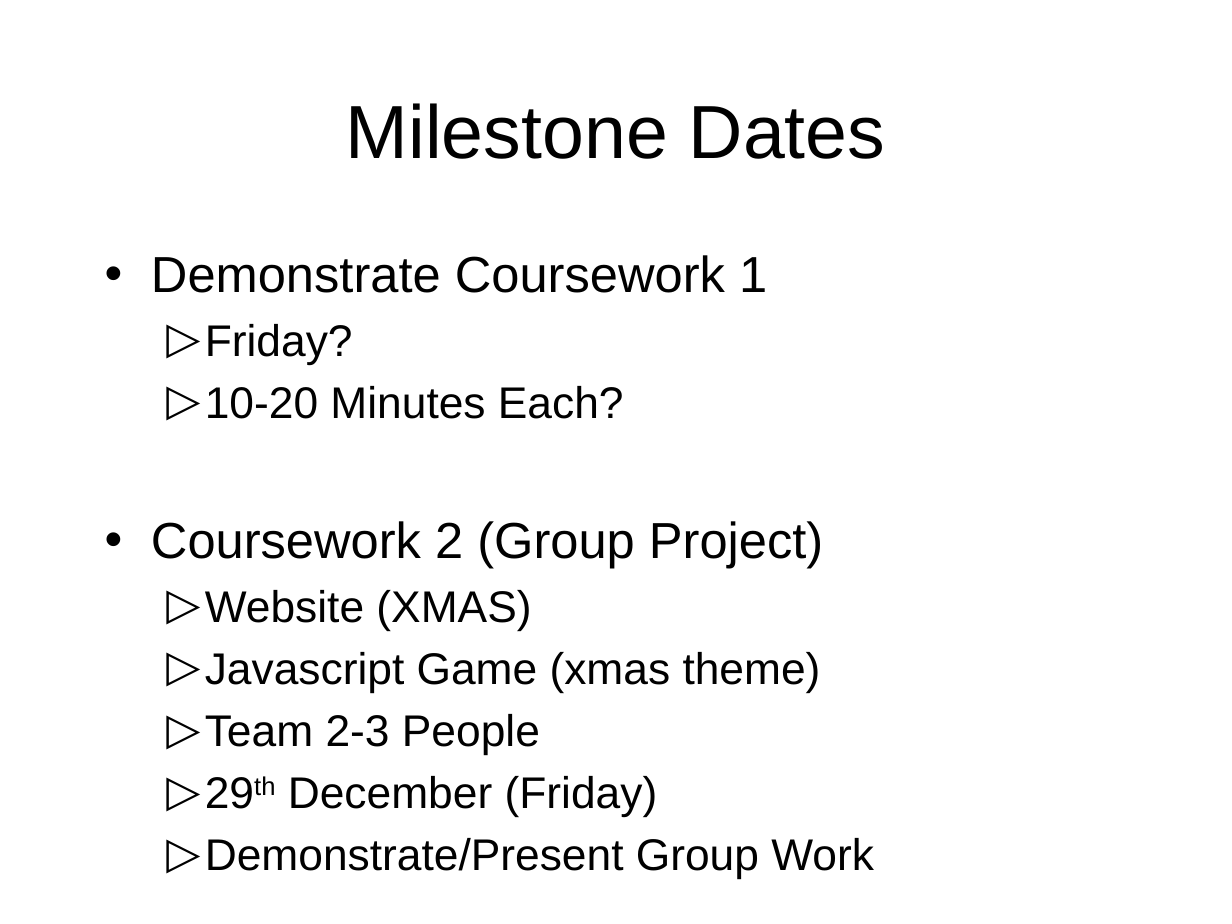
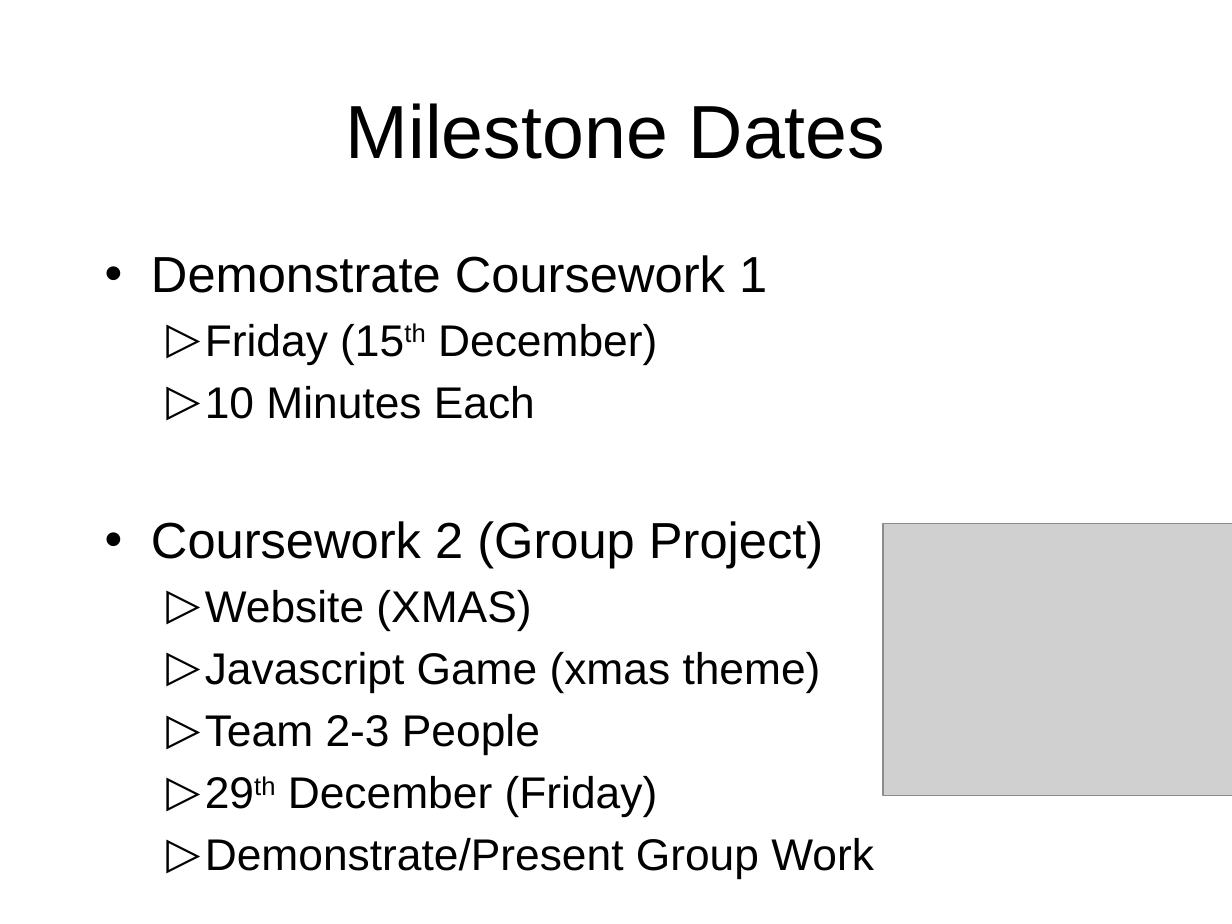
Before and after one commit to octaviordz/zjnu2017.github.io, a slide deck: slide 2 of WAD/lectures/100--Javascript.Syntax.pptx. Drawn at 1232x924 pixels with LibreOffice and Linux fonts; fonts in the diff are those of the drawing; grey boxes stand for pictures. Boxes give left, top, right and bottom in pixels: in the first picture for what was removed or moved away, otherwise in the second. Text is boxed around its words. In the diff, an @@ line names an element or a change of style, - is before the commit and + after.

```diff
--- a/WAD/lectures/100--Javascript.Syntax.pptx
+++ b/WAD/lectures/100--Javascript.Syntax.pptx
@@ text at (205, 324, 657, 419): text changed @@
-  ▷ Friday?
-  ▷ 10-20 Minutes Each?
+  ▷ Friday (15th December)
+  ▷ 10 Minutes Each
@@ picture added at (883, 524, 1232, 796) @@
```
Also in this commit, not shown: 10 other slides changed, 6 slides added, 2 slides removed.
